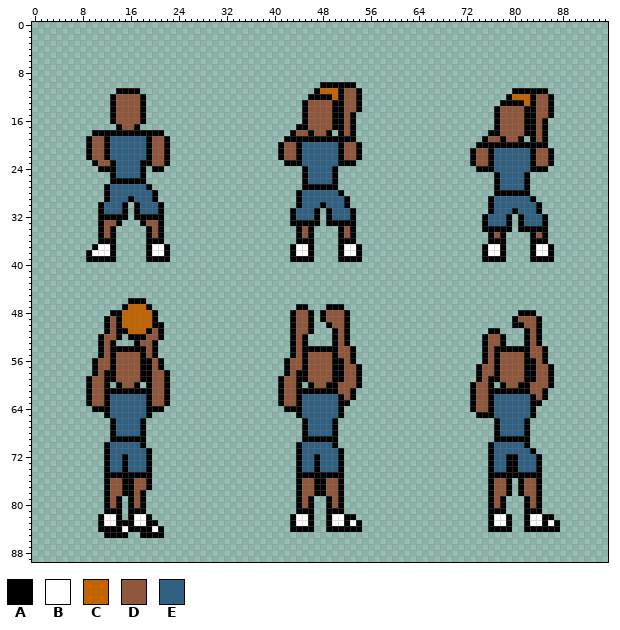
Sprite sheet: sprites/player/shoot-front.png. This is how it looked before the edit.
The file is 96x90 pixels.
Palette (. is transparent): A #000000  B #ffffff  C #c26500  D #8f563b  E #306082
Pixels before (only the part around the change), first column x 31:
65 .............AEEEEEEA............
66 ..............AEEEEA.............
67 ..............AEEEEA.............
68 ..............AEEEEA.............
69 ..............AAAAAA.............
70 .............AEEEEEA.............
71 .............AEEEEEEA............
72 .............AEEAEEEA............
73 .............AEEAEEEA............
74 .............AEEAEEEA............
75 .............AAAAAAAA............
76 .............ADDAADDA............
77 .............ADDAADDA............
78 .............ADDAADDA............
79 .............ADA..ADA............
80 .............ADA..ADA............
81 .............AAA..AAA............
82 ............ABBA..ABBAA..........
83 ............ABBA..ABBABA.........
84 ............AAAA..AAAAAA.........
85 .................................
86 .................................
87 .................................
88 .................................
89 .................................
Now the later version:
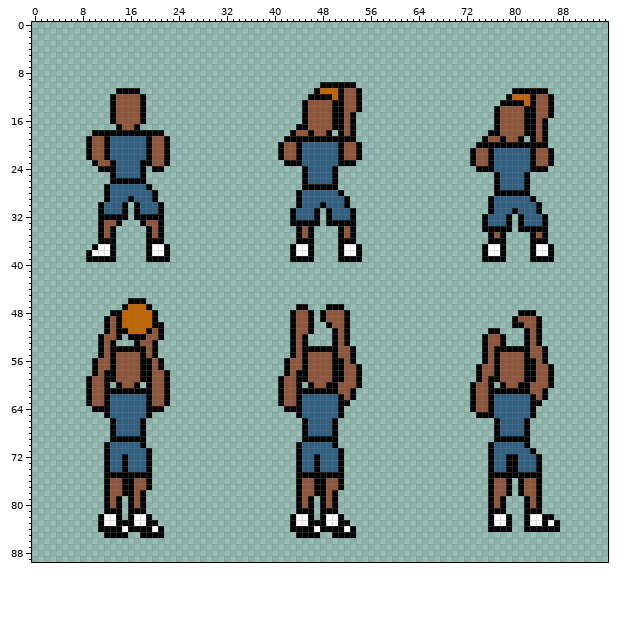
The exact change:
y 78: x 50..51 DA -> A.
y 79..80: x 48..51 .ADA -> ADA.
y 81: x 48 . -> A; x 51 A -> .
y 82: x 48..49 .A -> AB; x 51..53 BAA -> A..
y 83: x 47..49 ..A -> AAB; x 51 B -> A; x 53..54 BA -> ..
y 84: x 47..48 .. -> BA; x 52 A -> B; x 54 A -> .
y 85: x 44..47 .... -> AAAA; x 50..53 .... -> AAAA
Pixel boxes of the changes (left, top, right, bottom) in both pictures:
changed: (296, 490, 362, 538)
